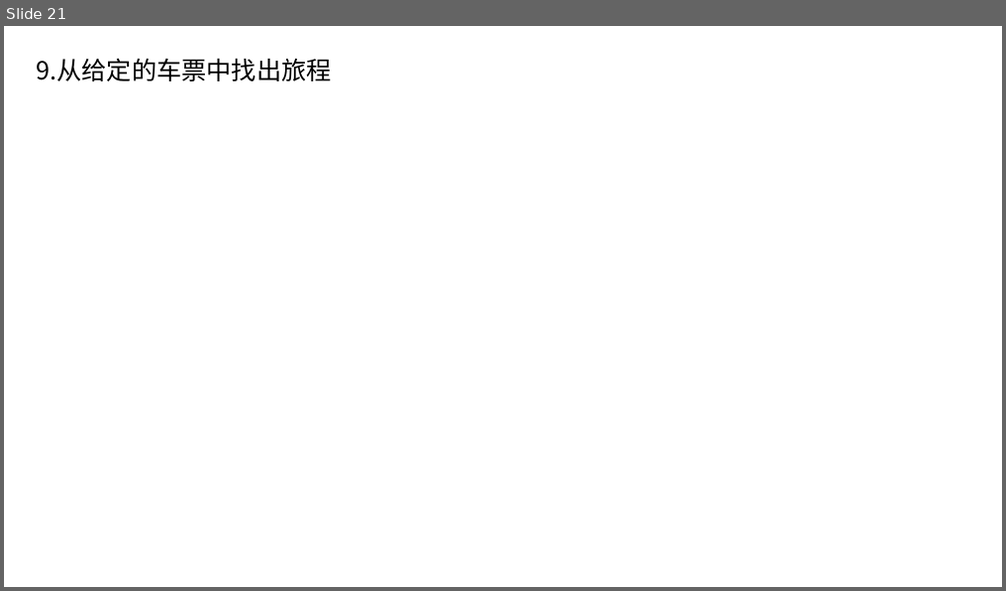
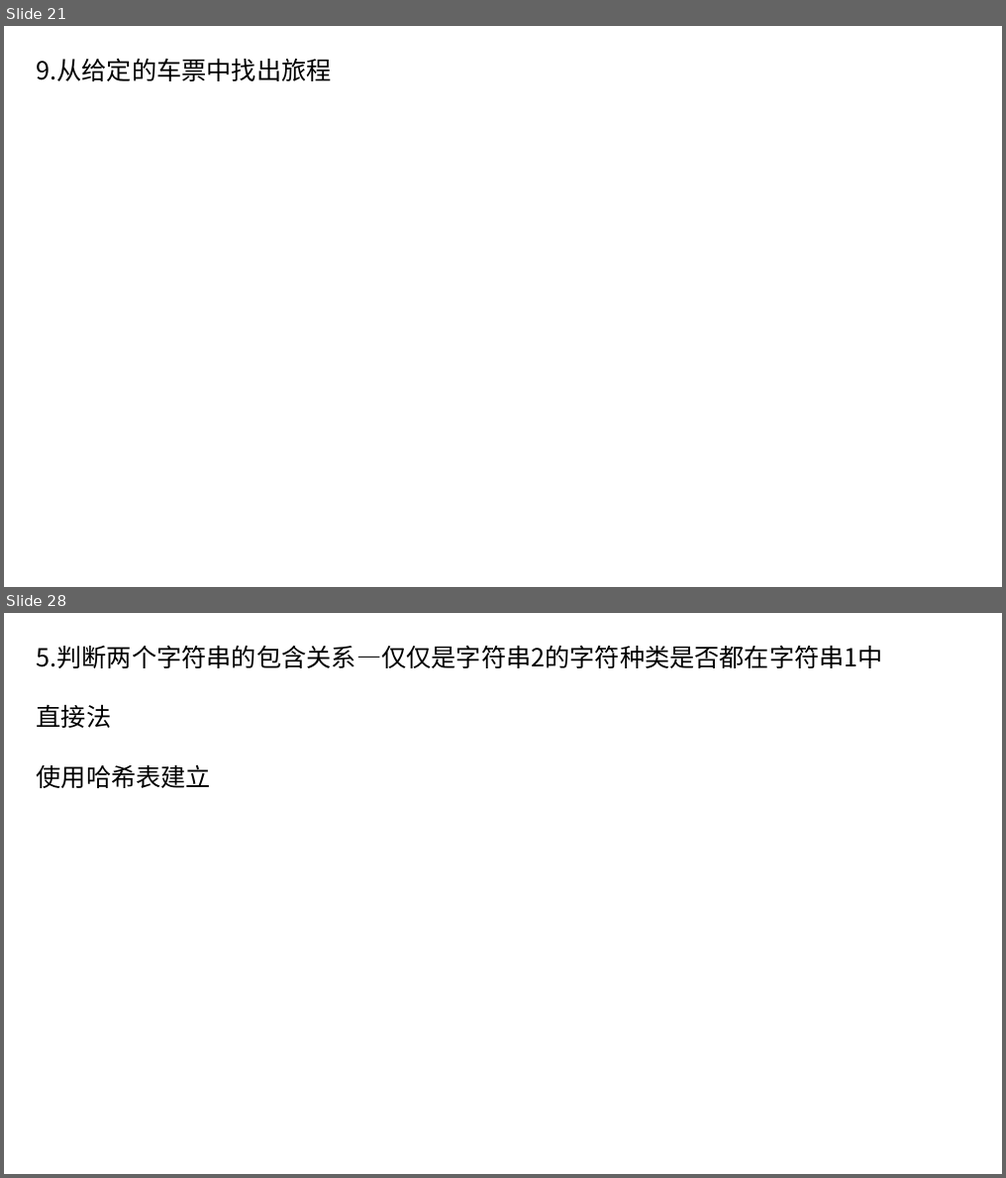
Before and after one commit to xiaojkql/Interview-Prepare, a slide deck: python程序员面试宝典.pptx. Shown one above the other, each under a label of ours: slide 21 before the commit, slides 21 and 28 after it; the slides between them are not shown. The pictures are 1006x591 and 1006x1178 pixels, drawn with LibreOffice and Linux fonts; fonts in the diff are those of the drawing. Boxes give left, top, right and bottom in pixels: in the first picture for what was removed or moved away, otherwise in the second. Text is boxed around its words. In the diff, an @@ line names an element or a change of style, - is before the commit and + after.

```diff
--- a/python程序员面试宝典.pptx
+++ b/python程序员面试宝典.pptx
@@ slide 28 added at bbox=[4, 613, 1002, 1174], background #FFFFFF @@
@@ text added at bbox=[37, 645, 883, 788], 24 pt, text #000000 @@
+5.判断两个字符串的包含关系—仅仅是字符串2的字符种类是否都在字符串1中
+直接法
+使用哈希表建立
```
Also in this commit, not shown: 1 slide changed, 14 other slides added, 6 other files.
